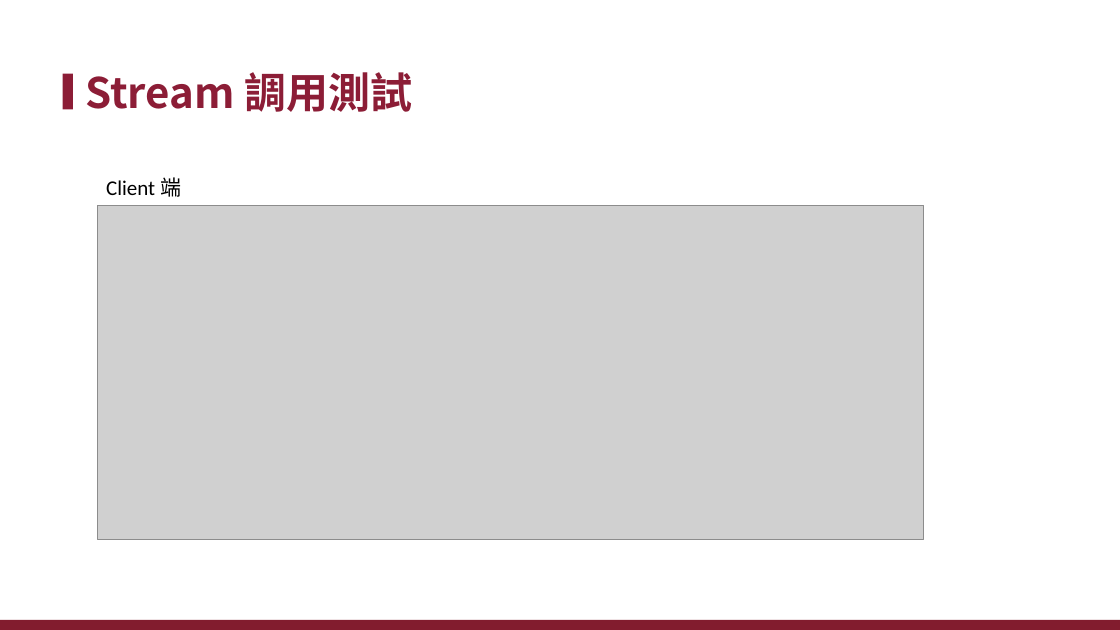
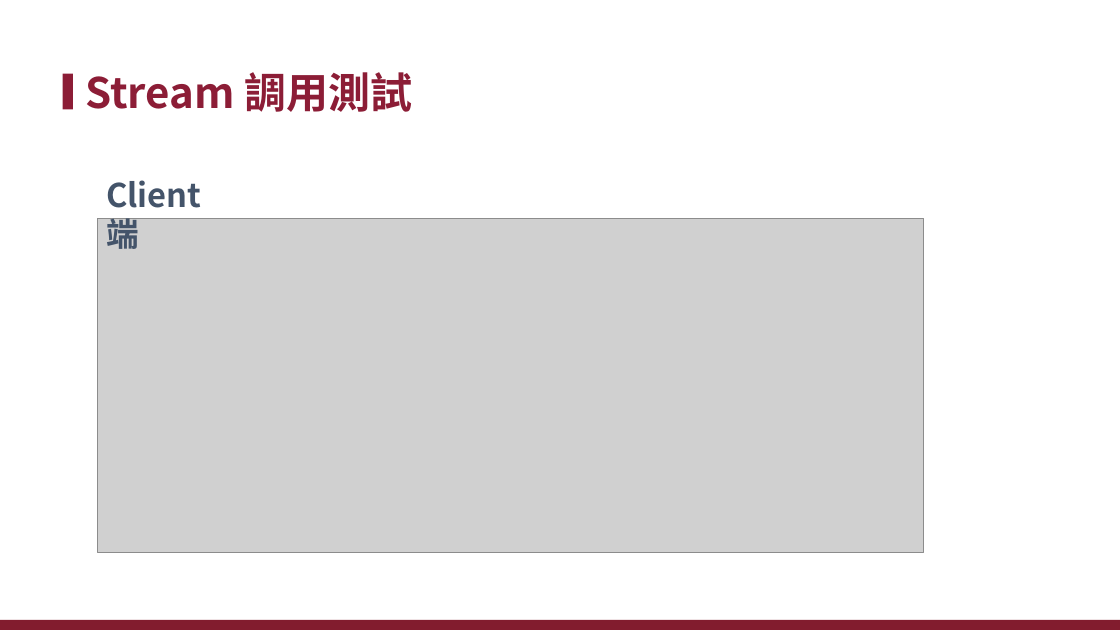
Before and after one commit to xiauchen/5__gRPC, a slide deck: slide 29 of 空白PPT.pptx (slide 24 before the commit). Drawn at 1120x630 pixels with LibreOffice and Linux fonts; fonts in the diff are those of the drawing; grey boxes stand for pictures; background and template pictures are left out. Boxes give left, top, right and bottom in pixels: in the first picture for what was removed or moved away, otherwise in the second. Text is boxed around its words. In the diff, an @@ line names an element or a change of style, - is before the commit and + after.

```diff
--- a/空白PPT.pptx
+++ b/空白PPT.pptx
@@ text "Client 端" at (x1=106, y1=180, x2=201, y2=249): size 18 to 28 pt, font Calibri to Noto Sans CJK SC, text colour #000000 to #44546A, bold on; more space between paragraphs @@
@@ picture moved from (x1=97, y1=205, x2=923, y2=539) to (x1=97, y1=218, x2=923, y2=553) @@
```
Also in this commit, not shown: 23 other slides changed, 19 slides added, 4 slides removed, 17 other files.
